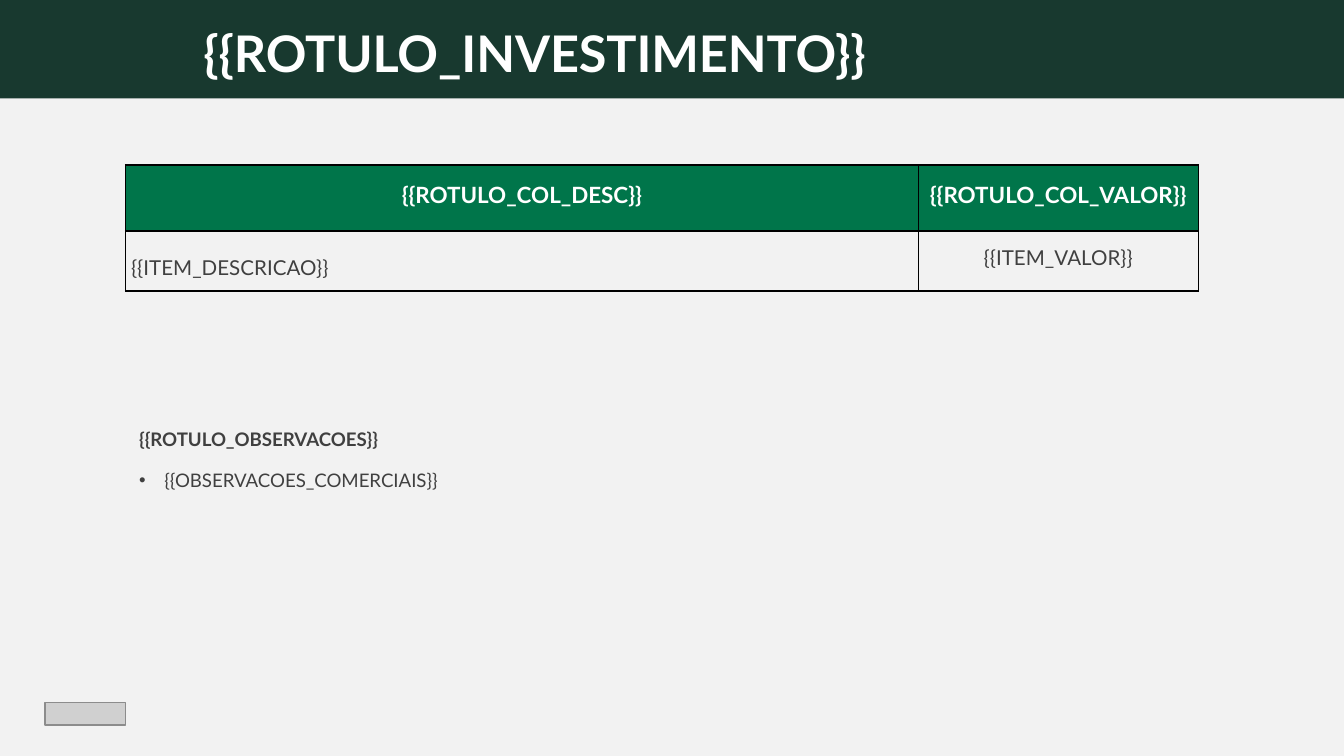
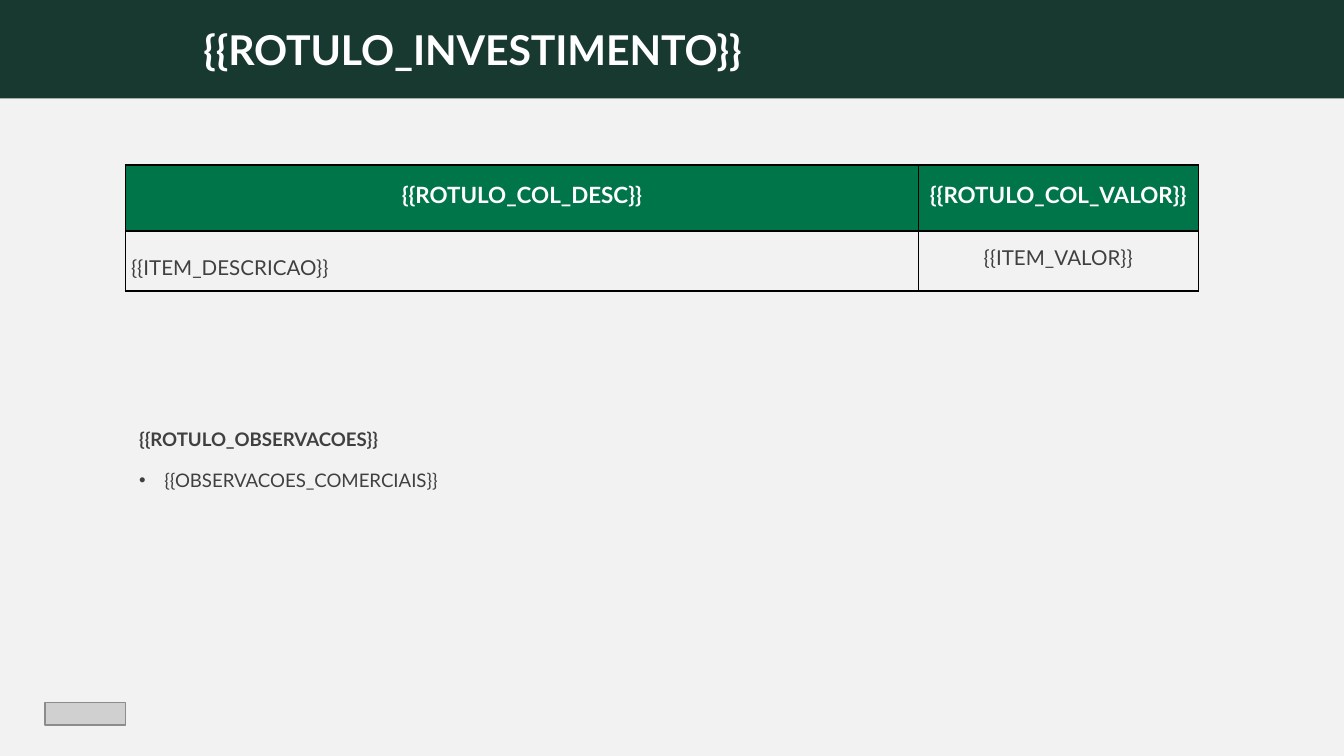
Before and after one commit to santobr2110/its-genius-pricing, a slide deck: slide 11 of public/templates/proposta-bodyshop-detalhada-v2.pptx. Drawn at 1344x756 pixels with LibreOffice and Linux fonts; fonts in the diff are those of the drawing; grey boxes stand for pictures; background and template pictures are left out. Boxes give left, top, right and bottom in pixels: in the first picture for what was removed or moved away, otherwise in the second. Text is boxed around its words. In the diff, an @@ line names an element or a change of style, - is before the commit and + after.

```diff
--- a/public/templates/proposta-bodyshop-detalhada-v2.pptx
+++ b/public/templates/proposta-bodyshop-detalhada-v2.pptx
@@ text "{{ROTULO_INVESTIMENTO}}" at (x1=203, y1=33, x2=741, y2=72): size 27 to 22 pt @@
```
